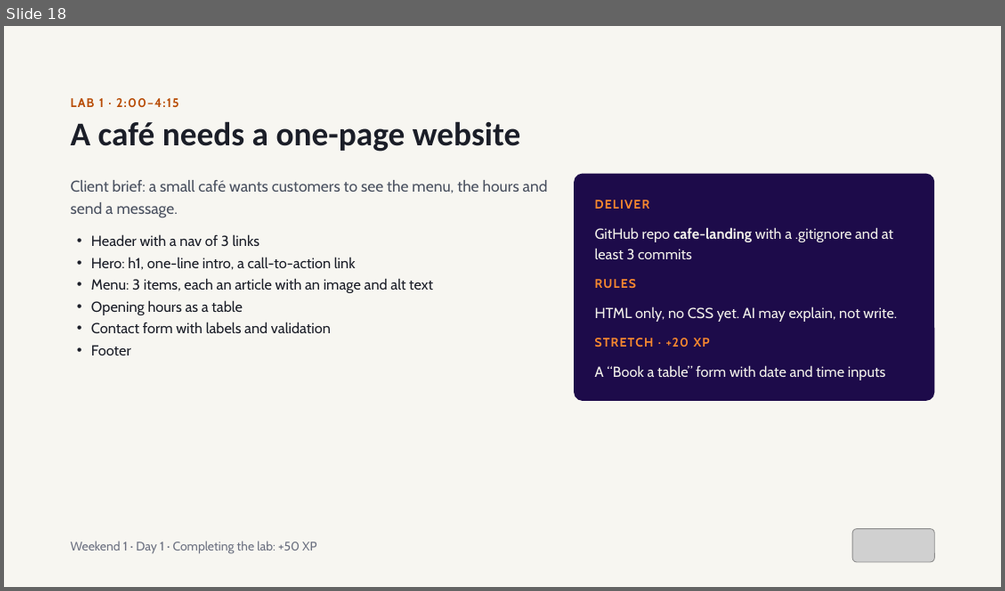
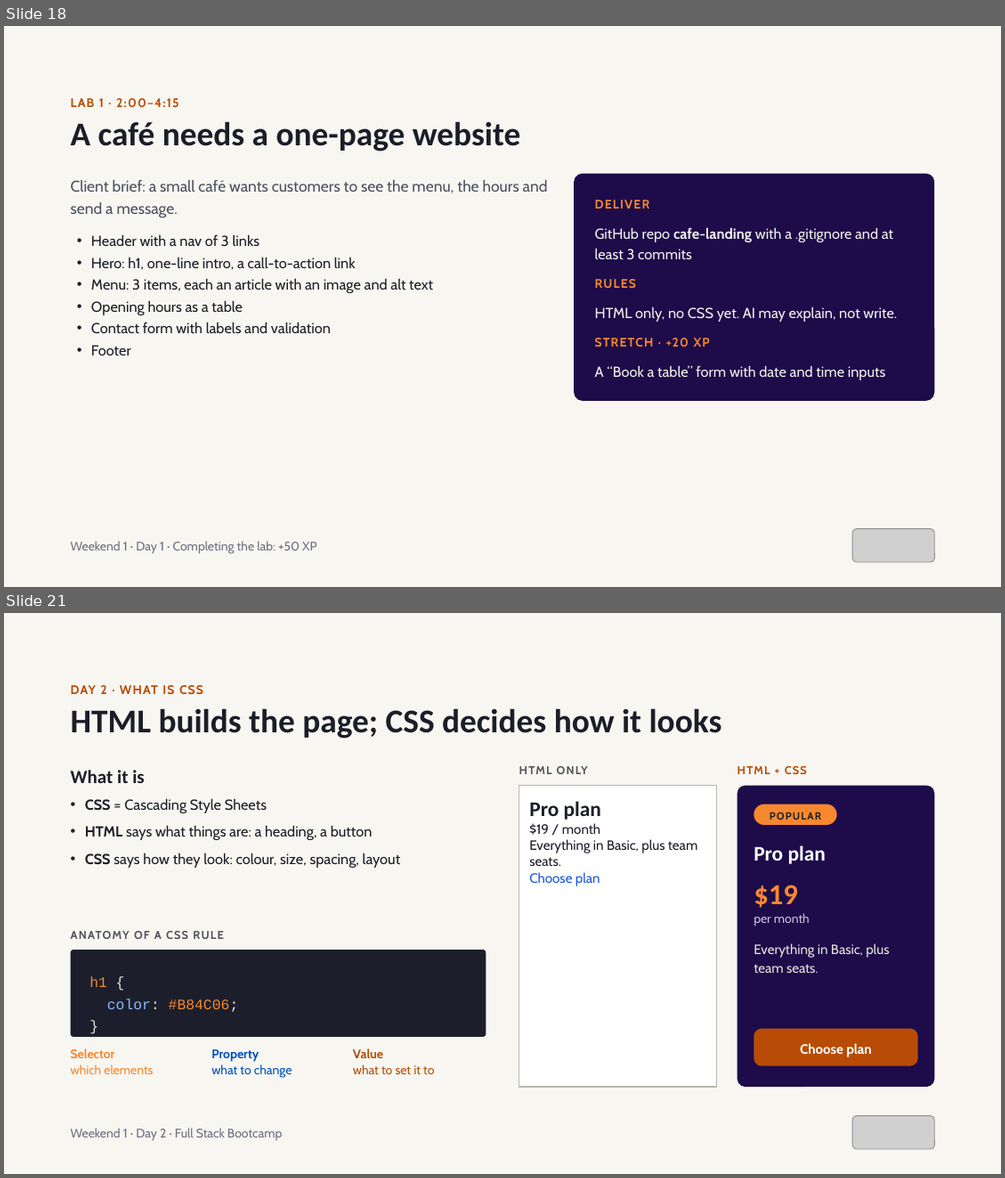
Before and after one commit to Matiz009/web-qi, a slide deck: resources/Weekend 1 — Dev Foundations & Modern Web.pptx. Shown one above the other, each under a label of ours: slide 18 before the commit, slides 18 and 21 after it; the slides between them are not shown. The pictures are 1005x591 and 1005x1178 pixels, drawn with LibreOffice and Linux fonts; fonts in the diff are those of the drawing; grey boxes stand for pictures. Boxes give left, top, right and bottom in pixels: in the first picture for what was removed or moved away, otherwise in the second. Text is boxed around its words. In the diff, an @@ line names an element or a change of style, - is before the commit and + after.

```diff
--- a/resources/Weekend 1 — Dev Foundations & Modern Web.pptx
+++ b/resources/Weekend 1 — Dev Foundations & Modern Web.pptx
@@ slide 21 added at (x1=4, y1=613, x2=1001, y2=1174), background #F7F6F1 @@
@@ text added at (x1=71, y1=685, x2=203, y2=694), 12 pt, text #B84C06, bold @@
+DAY 2 · WHAT IS CSS
@@ title added at (x1=71, y1=708, x2=722, y2=738), 32 pt, text #1B1E28, bold @@
+HTML builds the page; CSS decides how it looks
@@ text added at (x1=71, y1=770, x2=145, y2=783), 18 pt, text #1B1E28, bold @@
+What it is
@@ text added at (x1=519, y1=766, x2=588, y2=774), 11 pt, text #52545A, bold @@
+HTML ONLY
@@ text added at (x1=737, y1=766, x2=807, y2=774), 11 pt, text #B84C06, bold @@
+HTML + CSS
@@ text added at (x1=85, y1=798, x2=401, y2=868), 14 pt, text #1B1E28 @@
+• CSS = Cascading Style Sheets
+• HTML says what things are: a heading, a button
+• CSS says how they look: colour, size, spacing, layout
@@ rectangle added at (x1=519, y1=786, x2=717, y2=1087), fill #FFFFFF, outline #B9B6AC 1 pt, 13 pt, text #1B1E28 @@
+Pro plan
+$19 / month
+Everything in Basic, plus team seats.
+Choose plan
@@ rounded rectangle added at (x1=737, y1=786, x2=935, y2=1087), fill #1D0B4A @@
@@ rounded rectangle added at (x1=754, y1=804, x2=837, y2=826), fill #F7882F, 10 pt, text #1B1E28, bold @@
+POPULAR
@@ text added at (x1=753, y1=845, x2=825, y2=864), 20 pt, text #FFFFFF, bold @@
+Pro plan
@@ text added at (x1=753, y1=884, x2=798, y2=908), 28 pt, text #F7882F, bold @@
+$19
@@ text added at (x1=71, y1=931, x2=224, y2=939), 11 pt, text #52545A, bold @@
+ANATOMY OF A CSS RULE
@@ text added at (x1=753, y1=913, x2=809, y2=926), 12 pt, text #C9C3E0 @@
+per month
@@ rounded rectangle added at (x1=71, y1=949, x2=486, y2=1037), fill #1C1F2B, 14 pt, text #F7882F @@
+h1 {
+color: #B84C06;
+}
@@ text added at (x1=753, y1=943, x2=889, y2=973), 13 pt, text #E6E4DC @@
+Everything in Basic, plus team seats.
@@ rounded rectangle added at (x1=754, y1=1029, x2=918, y2=1066), fill #B84C06, 13 pt, text #FFFFFF, bold @@
+Choose plan
@@ text added at (x1=71, y1=1048, x2=153, y2=1074), 12 pt, text #F7882F @@
+Selector
+which elements
@@ text added at (x1=211, y1=1049, x2=292, y2=1078), 12 pt, text #0050B8 @@
+Property
+what to change
@@ text added at (x1=353, y1=1048, x2=434, y2=1074), 12 pt, text #B84C06 @@
+Value
+what to set it to
@@ picture added at (x1=853, y1=1116, x2=935, y2=1149) @@
@@ text added at (x1=71, y1=1127, x2=282, y2=1141), 12 pt, text #6B7080 @@
+Weekend 1 · Day 2 · Full Stack Bootcamp
```
Also in this commit, not shown: 10 slides changed, 21 other slides added, 5 other files.
